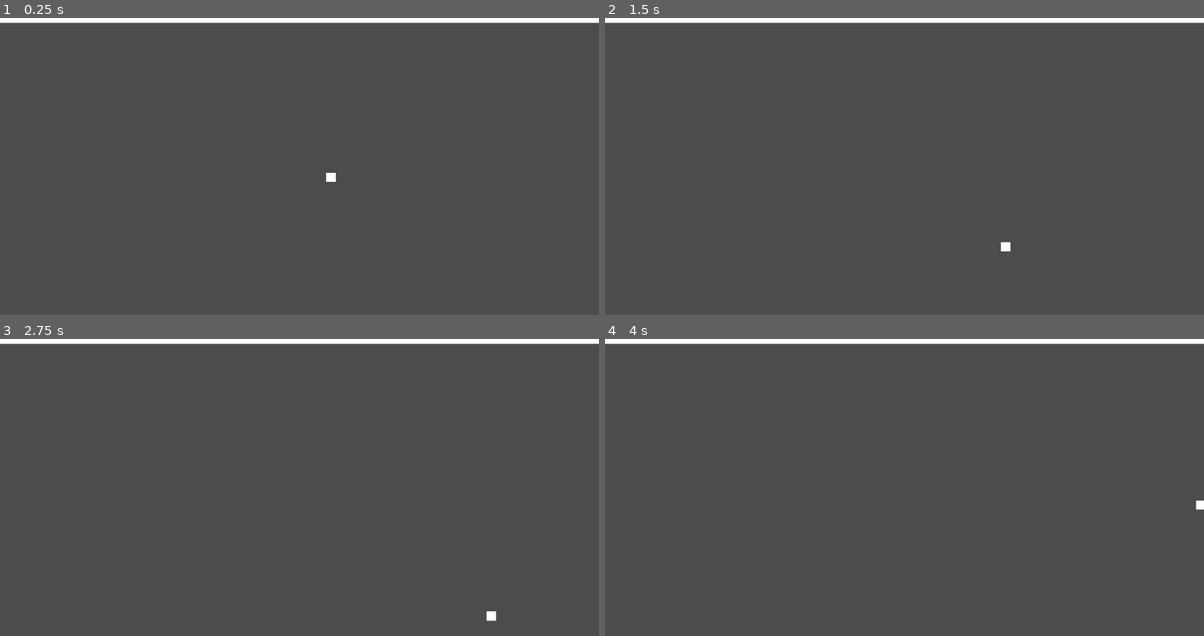
Above: before the commit, frames 1-4 (two rows, left to right).
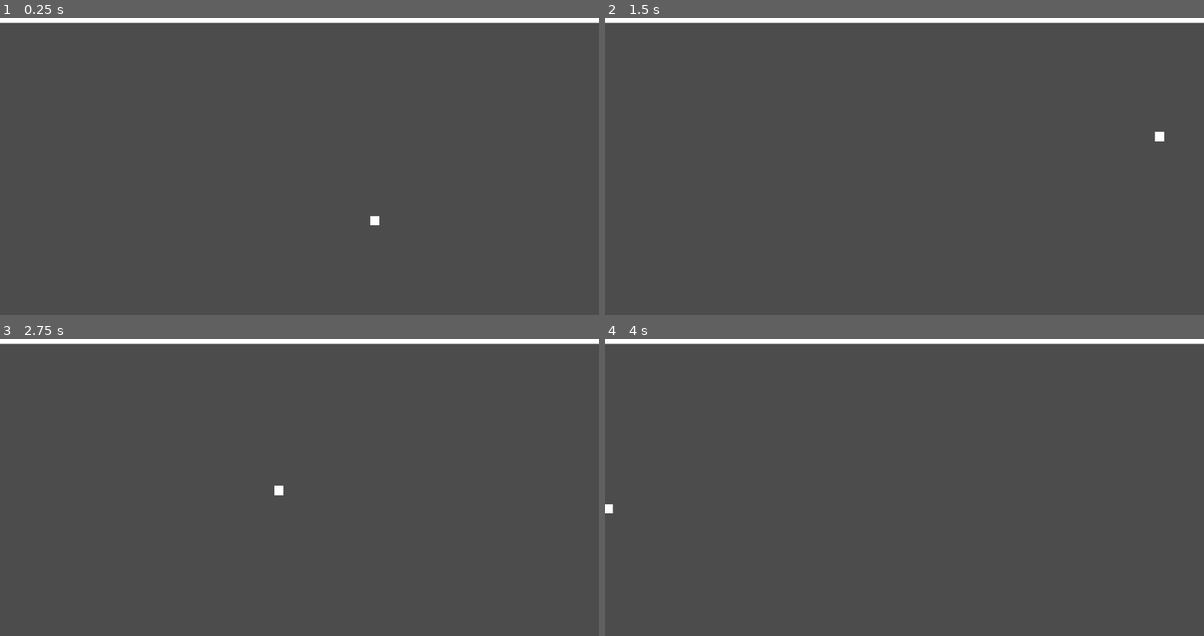
Above: after the commit, the same moments.

Repository: plutonic9/pong
Game: Godot game, scene res://Main.tscn
Same seed, same stepped clock (60 frames per second), same inputs: the game is played once before the commit and once after it.
Inputs:
- Up to frame 1 (0.25 s): no input
- Up to frame 2 (1.5 s): no input
- Up to frame 3 (2.75 s): no input
- Up to frame 4 (4 s): no input

The runs differ from the first frame. In frame 1, 0.1% of the frame differs, in the area x 54-64%, y 52-70%; in frame 2, 0.1%, in the area x 66-94%, y 38-79%; in frame 3, 0.1%; in frame 4, less than 0.1%.

Commit message:
Refactor screensize getting

Diff:
--- a/Ball.gd
+++ b/Ball.gd
@@ -4,10 +4,7 @@
 export var speed : int = 200
 
 
-
 var velocity: Vector2 = Vector2(1,1)
-var screen_width : int = 1920
-var screen_height : int = 960
 
 # Called when the node enters the scene tree for the first time.
 func _ready():
@@ -18,18 +15,9 @@
 
 # Called every frame. 'delta' is the elapsed time since the previous frame.
 func _physics_process(delta):
-	# var velocity = Vector2()
-
-	# velocity.x = 1
-	# velocity.y = 1
-	speed += 1
-	if speed > 25000:
-		speed = 25000
-
-
-	if position.x > screen_width or position.x < 0:
+	if position.x > OS.window_size.x or position.x < 0:
 		velocity.x *= -1
-	if position.y > screen_height or position.y < 0:
+	if position.y > OS.window_size.y or position.y < 0:
 		velocity.y *= -1
 
 	velocity = velocity.normalized() * speed
--- a/Main.tscn
+++ b/Main.tscn
@@ -18,3 +18,4 @@
 
 [node name="Ball" parent="." instance=ExtResource( 1 )]
 position = Vector2( 1024, 480 )
+speed = 1000
